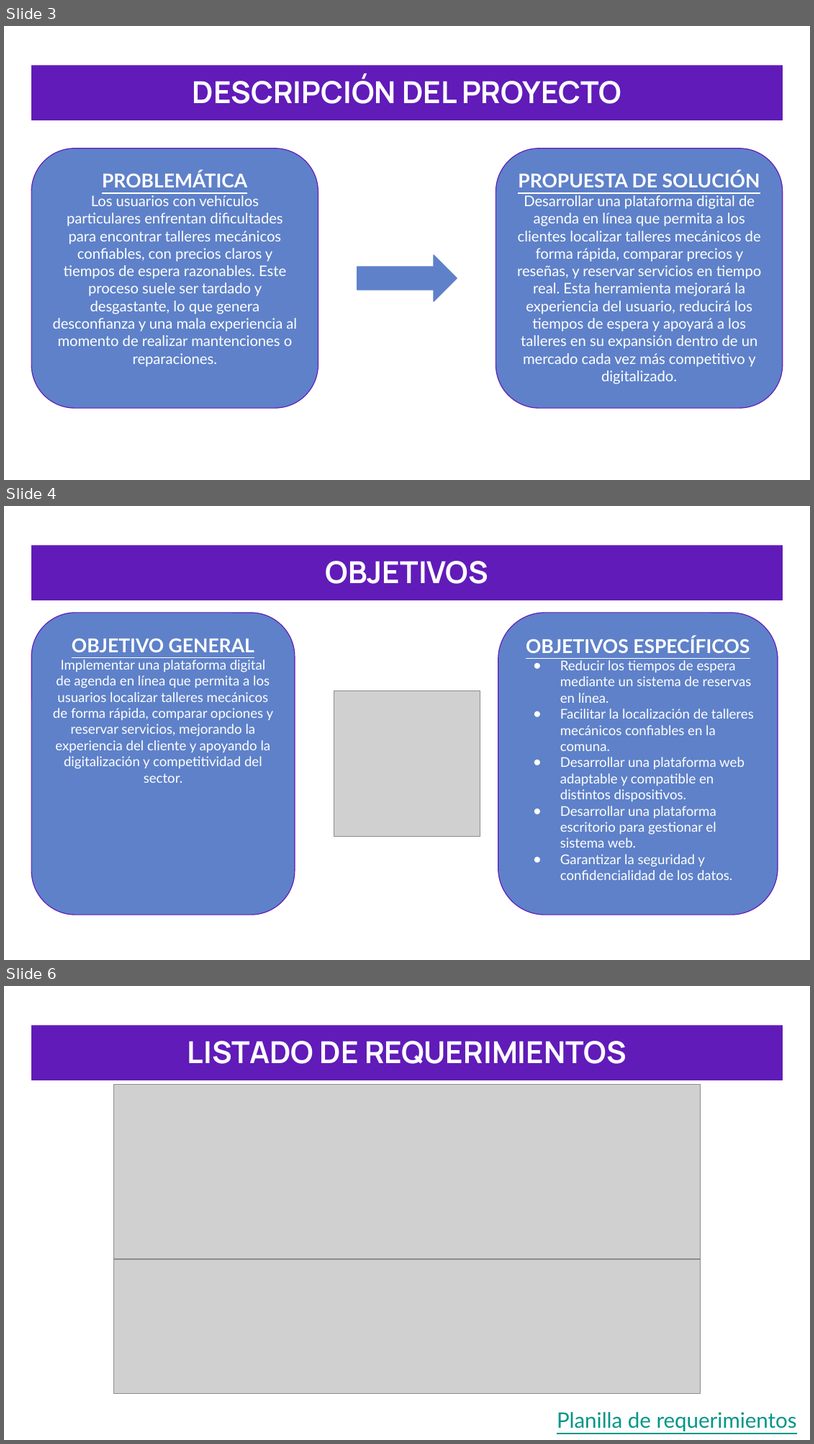
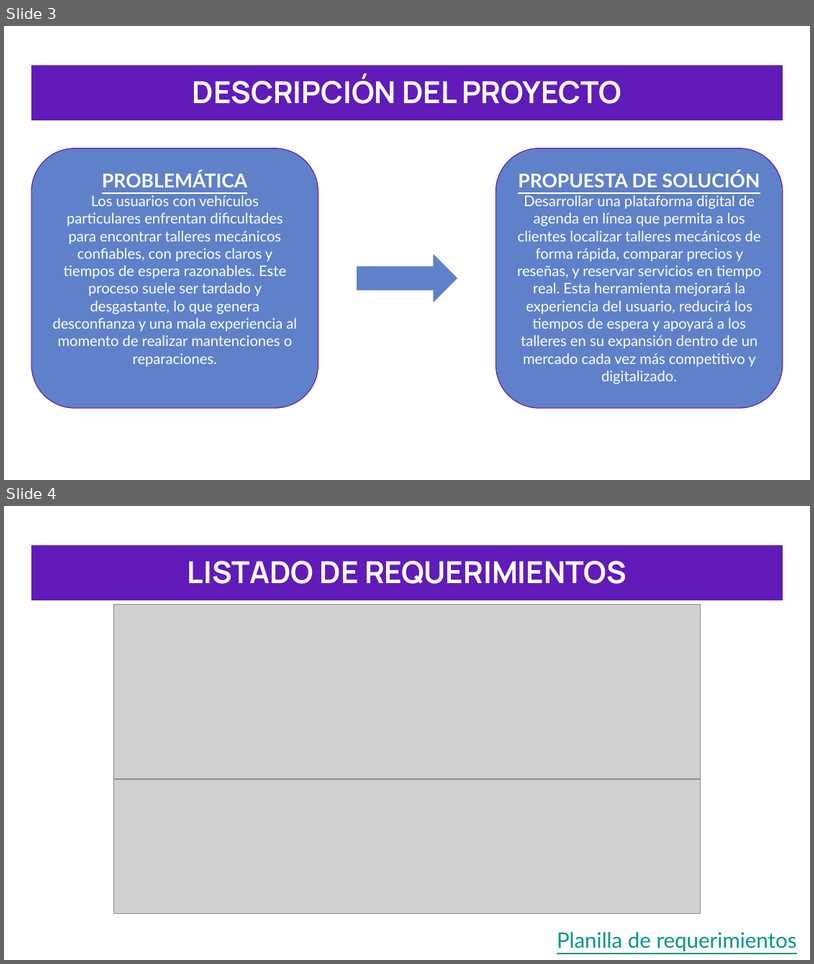
Before and after one commit to Exeeq/GRUPO1_CAPSTONE_007D, a slide deck: FASE 2/PRESENTACIÓN CAPSTONE F2 “Proyecto FixSpot”.pptx. Shown one above the other, each under a label of ours: slides 3, 4 and 6 before the commit, slides 3 and 4 after it; the slides between them are not shown. The pictures are 814x1444 and 814x964 pixels, drawn with LibreOffice and Linux fonts; fonts in the diff are those of the drawing; grey boxes stand for pictures. Boxes give left, top, right and bottom in pixels: in the first picture for what was removed or moved away, otherwise in the second. Text is boxed around its words. In the diff, an @@ line names an element or a change of style, - is before the commit and + after.

```diff
--- a/FASE 2/PRESENTACIÓN CAPSTONE F2 “Proyecto FixSpot”.pptx
+++ b/FASE 2/PRESENTACIÓN CAPSTONE F2 “Proyecto FixSpot”.pptx
@@ slide 4 removed at (4,506,810,960), background #FFFFFF @@
@@ title removed at (31,546,783,600) @@
-OBJETIVOS
@@ rounded rectangle removed at (31,613,295,914) @@
-OBJETIVO GENERAL
-Implementar una plataforma digital de agenda en línea que permita a los usuarios localizar talleres mecánicos de forma rápida, comparar opciones y reservar servicios, mejorando la experiencia del cliente y apoyando la digitalización y competitividad del sector.
@@ rounded rectangle removed at (499,613,778,914) @@
-OBJETIVOS ESPECÍFICOS
-● Reducir los tiempos de espera mediante un sistema de reservas en línea.
-● Facilitar la localización de talleres mecánicos confiables en la comuna.
-● Desarrollar una plataforma web adaptable y compatible en distintos dispositivos.
-● Desarrollar una plataforma escritorio para gestionar el sistema web.
-● Garantizar la seguridad y confidencialidad de los datos.
@@ picture removed at (334,690,481,836) @@
@@ what was slide 6 is now slide 4 @@
```
Also in this commit, not shown: 3 slides changed, 4 slides added, 4 other slides removed, 24 other files.
